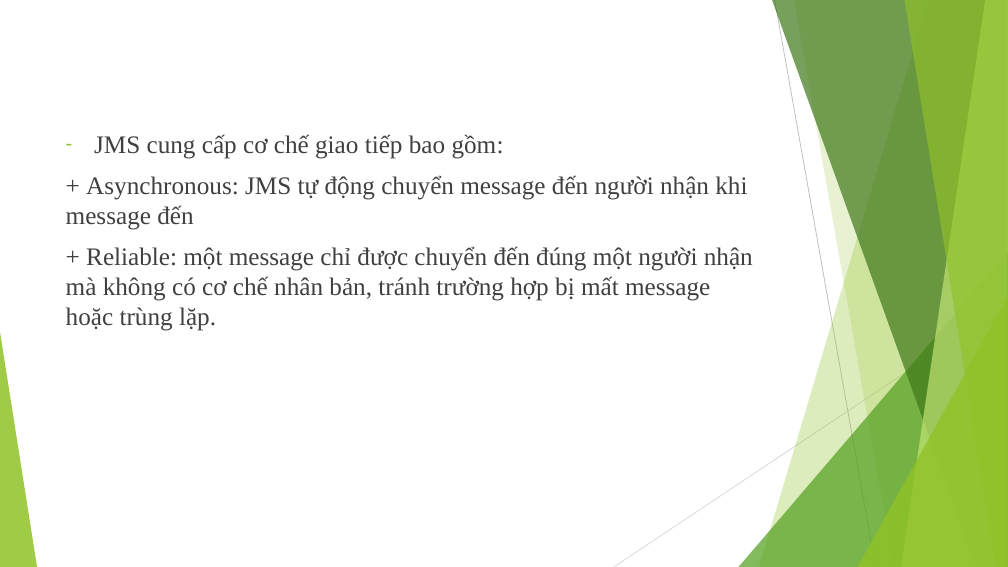
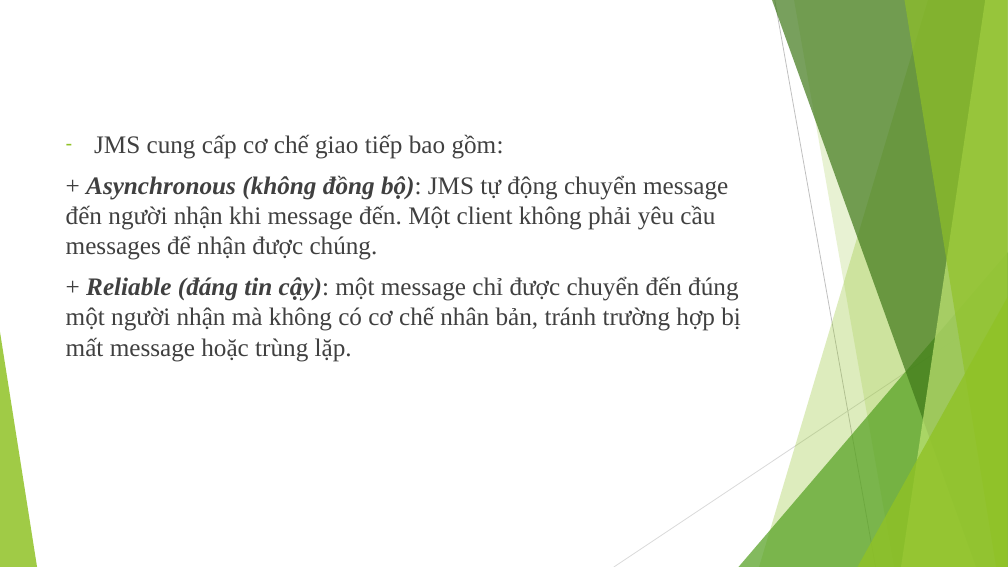
Before and after one commit to tranchuyen282/PTIT, a slide deck: slide 5 of PTPMDV/SlideJMS.pptx (slide 4 before the commit). Drawn at 1008x567 pixels with LibreOffice and Linux fonts; fonts in the diff are those of the drawing. Boxes give left, top, right and bottom in pixels: in the first picture for what was removed or moved away, otherwise in the second. Text is boxed around its words. In the diff, an @@ line names an element or a change of style, - is before the commit and + after.

```diff
--- a/PTPMDV/SlideJMS.pptx
+++ b/PTPMDV/SlideJMS.pptx
@@ text at bbox=[66, 175, 741, 362]: text changed @@
-+ Asynchronous: JMS tự động chuyển message đến người nhận khi message đến
-+ Reliable: một message chỉ được chuyển đến đúng một người nhận mà không có cơ chế nhân bản, tránh trường hợp bị mất message hoặc trùng lặp.
++ Asynchronous (không đồng bộ): JMS tự động chuyển message đến người nhận khi message đến. Một client không phải yêu cầu messages để nhận được chúng.
++ Reliable (đáng tin cậy): một message chỉ được chuyển đến đúng một người nhận mà không có cơ chế nhân bản, tránh trường hợp bị mất message hoặc trùng lặp.
```
Also in this commit, not shown: 5 other slides changed, 4 slides added, 3 slides removed, 9 other files.
